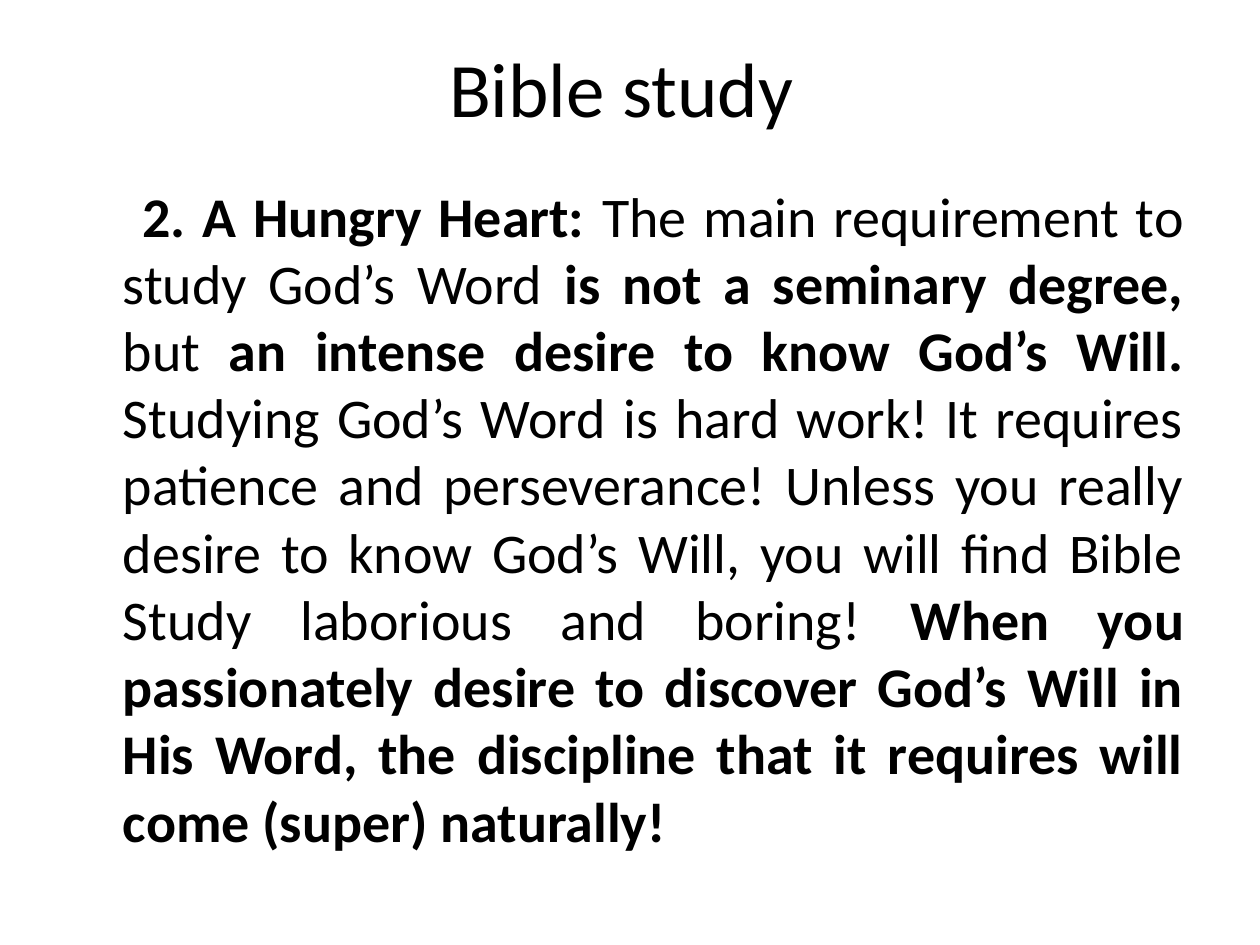
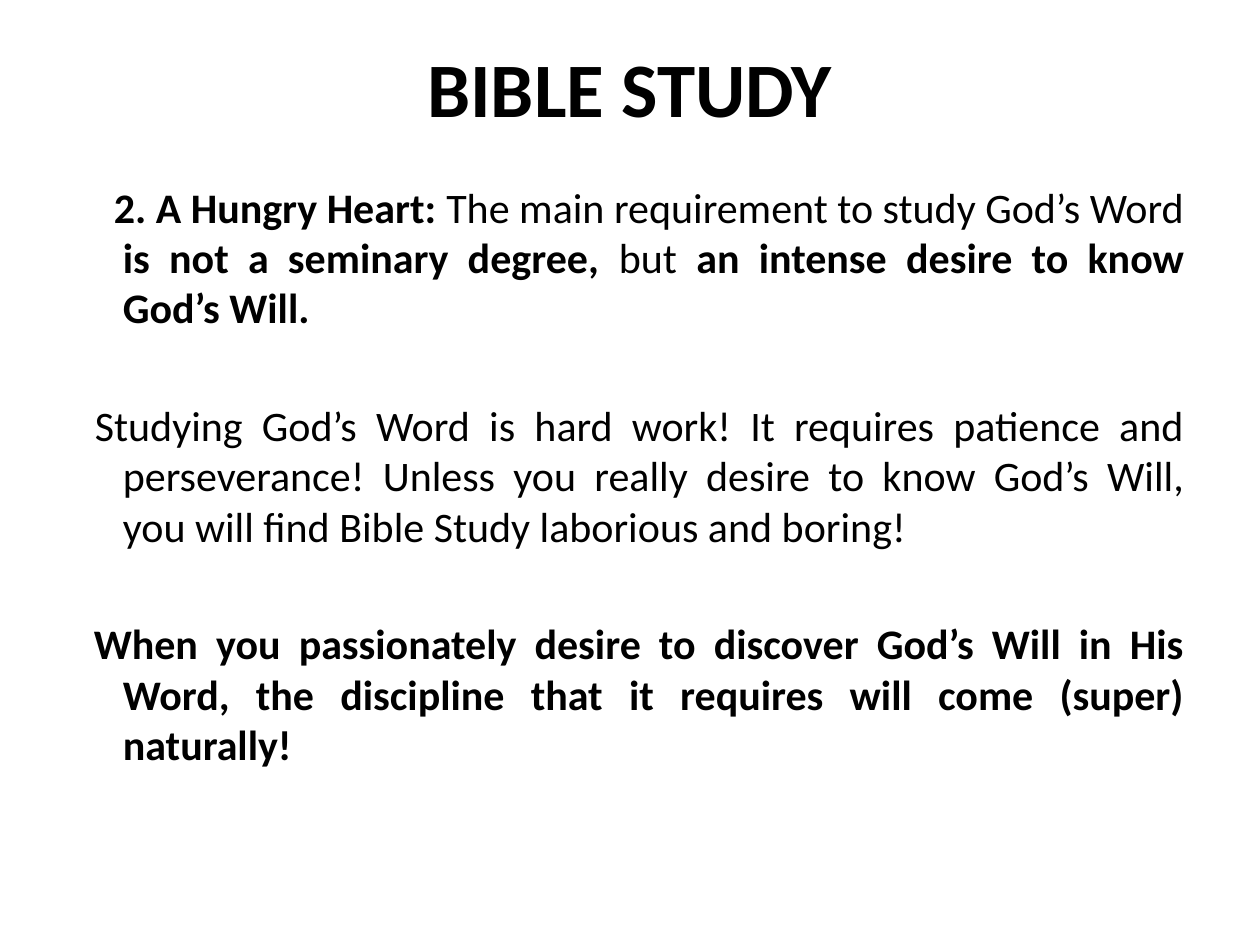
Before and after one commit to mutanganajoseph/Documents, a slide deck: slide 95 of auca/sem-1/intro-to-Bible-study/1 intro to Bible study Notes.pptx. Drawn at 1260x945 pixels with LibreOffice and Linux fonts; fonts in the diff are those of the drawing. Boxes give left, top, right and bottom in pixels: in the first picture for what was removed or moved away, otherwise in the second. Text is boxed around its words. In the diff, an @@ line names an element or a change of style, - is before the commit and + after.

```diff
--- a/auca/sem-1/intro-to-Bible-study/1 intro to Bible study Notes.pptx
+++ b/auca/sem-1/intro-to-Bible-study/1 intro to Bible study Notes.pptx
@@ title at (427, 66, 831, 118): text changed; bold on @@
-Bible study
+BIBLE STUDY
@@ text at (94, 193, 1184, 767): text changed; size 32 to 24 pt @@
-2. A Hungry Heart: The main requirement to study God’s Word is not a seminary degree, but an intense desire to know God’s Will. Studying God’s Word is hard work! It requires patience and perseverance! Unless you really desire to know God’s Will, you will find Bible Study laborious and boring! When you passionately desire to discover God’s Will in His Word, the discipline that it requires will come (super) naturally!
+2. A Hungry Heart: The main requirement to study God’s Word is not a seminary degree, but an intense desire to know God’s Will.
+Studying God’s Word is hard work! It requires patience and perseverance! Unless you really desire to know God’s Will, you will find Bible Study laborious and boring!
+When you passionately desire to discover God’s Will in His Word, the discipline that it requires will come (super) naturally!
```
Also in this commit, not shown: 72 other slides changed, 5 other files.
